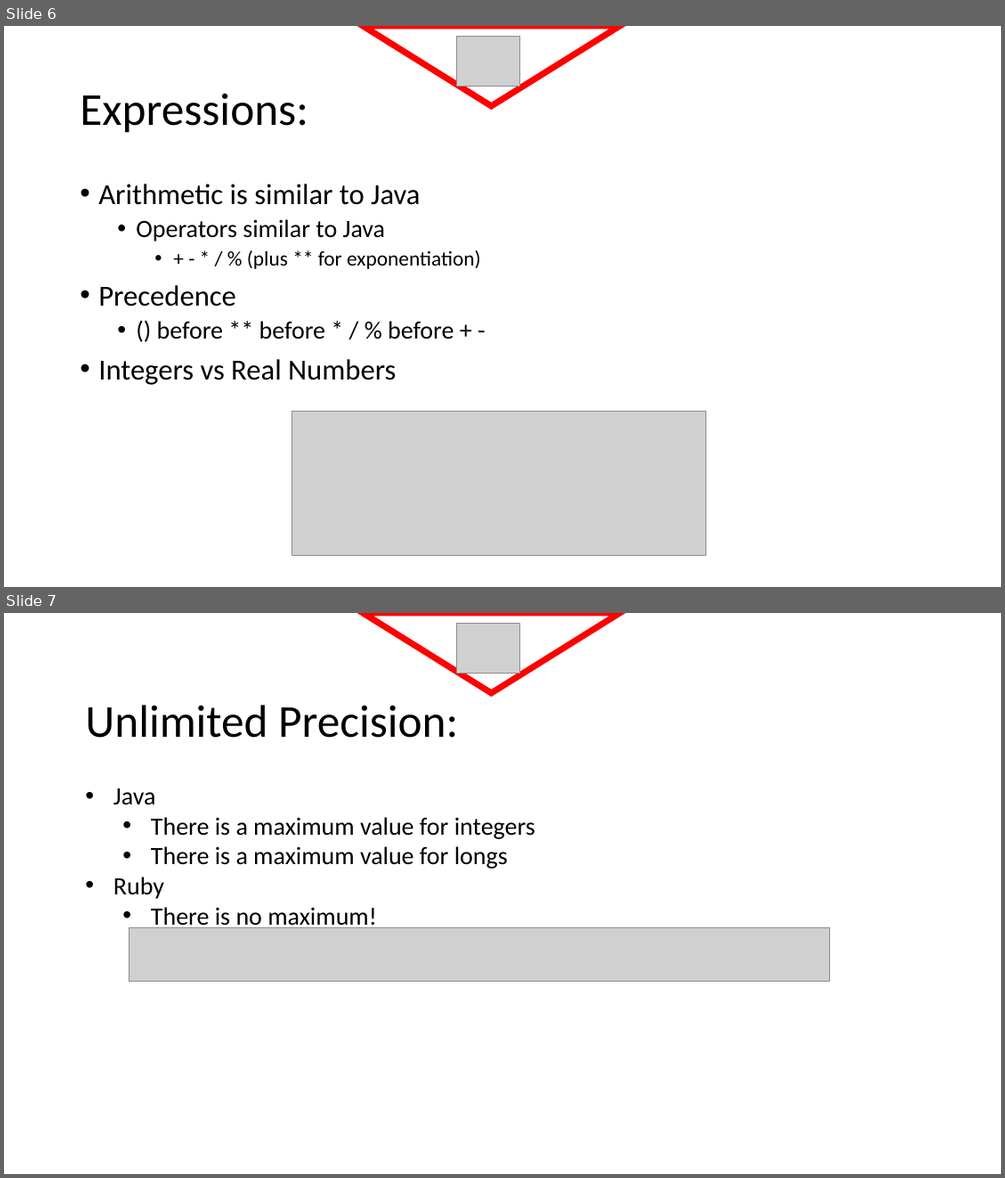
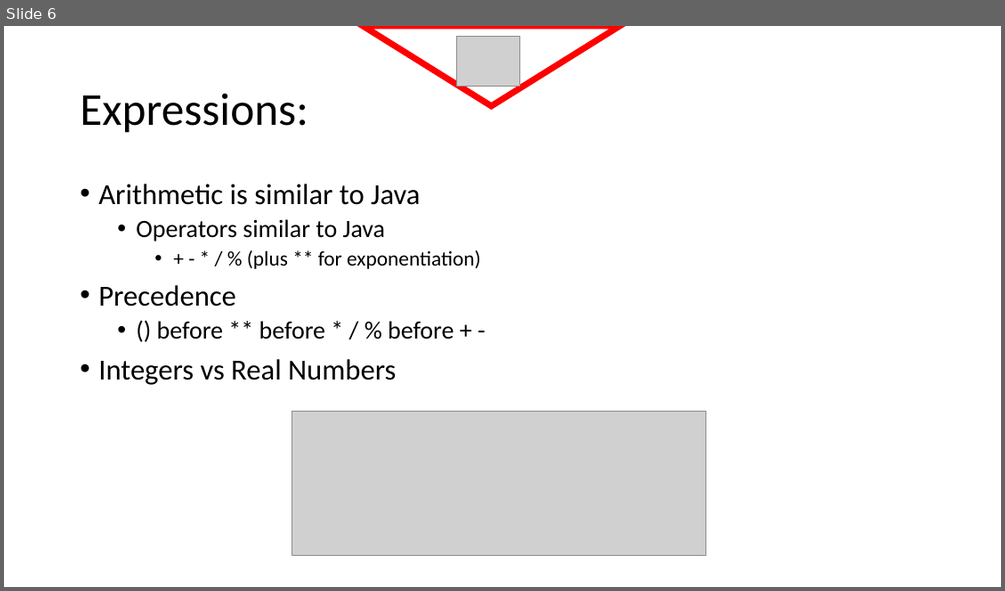
Before and after one commit to ritesh93kumar/ritrep, a slide deck: Ruby Programming Language.pptx. Shown one above the other, each under a label of ours: slides 6 and 7 before the commit, slide 6 after it. The pictures are 1005x1178 and 1005x591 pixels, drawn with LibreOffice and Linux fonts; fonts in the diff are those of the drawing; grey boxes stand for pictures. Boxes give left, top, right and bottom in pixels: in the first picture for what was removed or moved away, otherwise in the second. Text is boxed around its words. In the diff, an @@ line names an element or a change of style, - is before the commit and + after.

```diff
--- a/Ruby Programming Language.pptx
+++ b/Ruby Programming Language.pptx
@@ slide 7 removed at box(4, 613, 1001, 1174), background #FFFFFF @@
@@ triangle removed at box(363, 613, 620, 693) @@
@@ picture removed at box(457, 623, 520, 673) @@
@@ text removed at box(85, 705, 458, 738) @@
-Unlimited Precision:
@@ text removed at box(113, 788, 535, 930) @@
-• Java
-  • There is a maximum value for integers
-  • There is a maximum value for longs
-• Ruby
-  • There is no maximum!
@@ picture removed at box(129, 928, 830, 981) @@
```
Also in this commit, not shown: 27 slides changed, 1 slide added.
